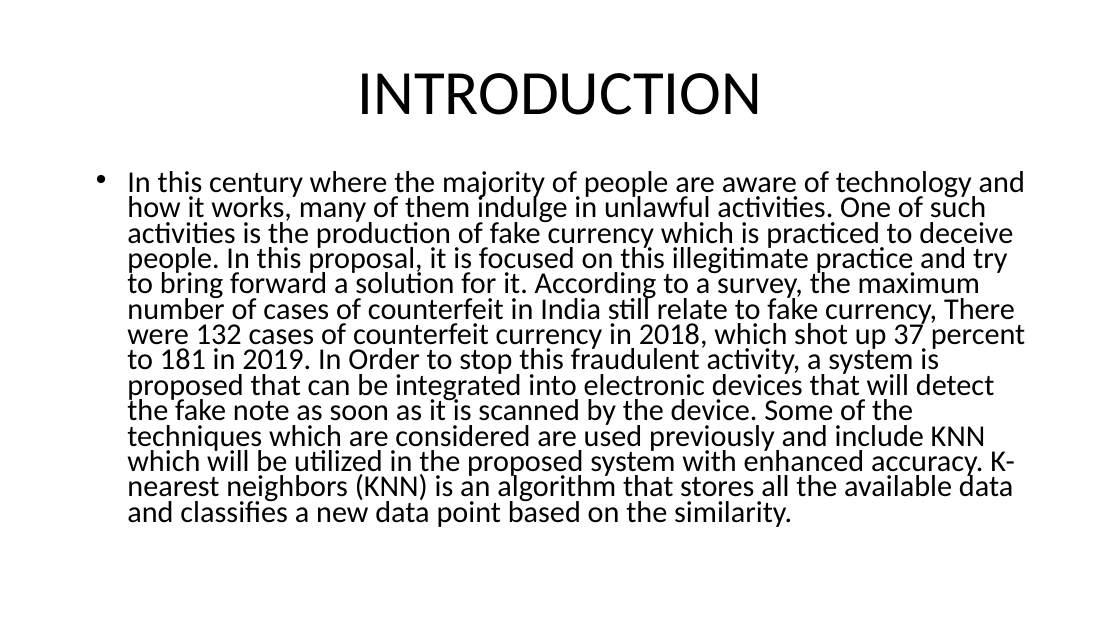
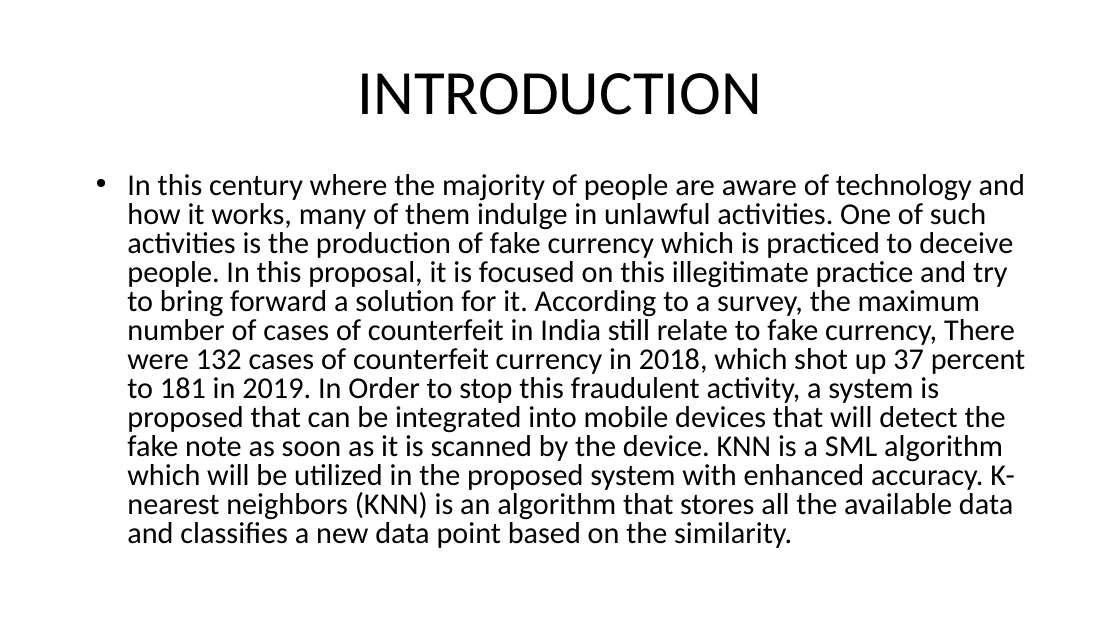
Before and after one commit to Sriram-Karthick-k/final-year-project, a slide deck: slide 8 of final/2nd review/Fake Currency Detection Using Image Processing (1).pptx. Drawn at 1120x630 pixels with LibreOffice and Linux fonts; fonts in the diff are those of the drawing. Boxes give left, top, right and bottom in pixels: in the first picture for what was removed or moved away, otherwise in the second. Text is boxed around its words. In the diff, an @@ line names an element or a change of style, - is before the commit and + after.

```diff
--- a/final/2nd review/Fake Currency Detection Using Image Processing (1).pptx
+++ b/final/2nd review/Fake Currency Detection Using Image Processing (1).pptx
@@ text at (127, 174, 1026, 548): text changed @@
-• In this century where the majority of people are aware of technology and how it works, many of them indulge in unlawful activities. One of such activities is the production of fake currency which is practiced to deceive people. In this proposal, it is focused on this illegitimate practice and try to bring forward a solution for it. According to a survey, the maximum number of cases of counterfeit in India still relate to fake currency, There were 132 cases of counterfeit currency in 2018, which shot up 37 percent to 181 in 2019. In Order to stop this fraudulent activity, a system is proposed that can be integrated into electronic devices that will detect the fake note as soon as it is scanned by the device. Some of the techniques which are considered are used previously and include KNN which will be utilized in the proposed system with enhanced accuracy. K-nearest neighbors (KNN) is an algorithm that stores all the available data and classifies a new data point based on the similarity.
+• In this century where the majority of people are aware of technology and how it works, many of them indulge in unlawful activities. One of such activities is the production of fake currency which is practiced to deceive people. In this proposal, it is focused on this illegitimate practice and try to bring forward a solution for it. According to a survey, the maximum number of cases of counterfeit in India still relate to fake currency, There were 132 cases of counterfeit currency in 2018, which shot up 37 percent to 181 in 2019. In Order to stop this fraudulent activity, a system is proposed that can be integrated into mobile devices that will detect the fake note as soon as it is scanned by the device. KNN is a SML algorithm which will be utilized in the proposed system with enhanced accuracy. K-nearest neighbors (KNN) is an algorithm that stores all the available data and classifies a new data point based on the similarity.
```
Also in this commit, not shown: 1 other slide changed, 5 slides added, 1 slide removed, 1 other file.
